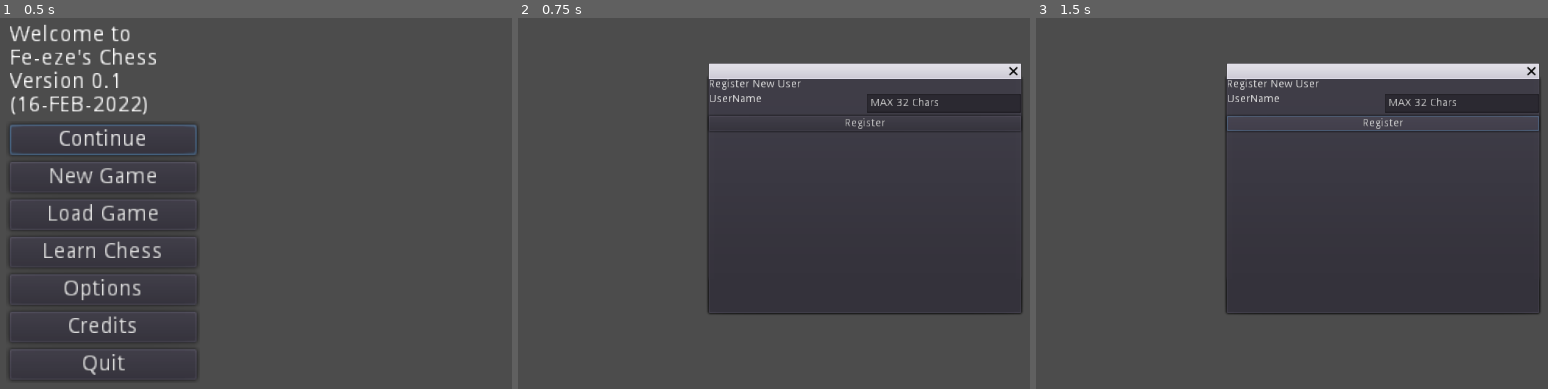
Above: before the commit, frames 1-3 (left to right).
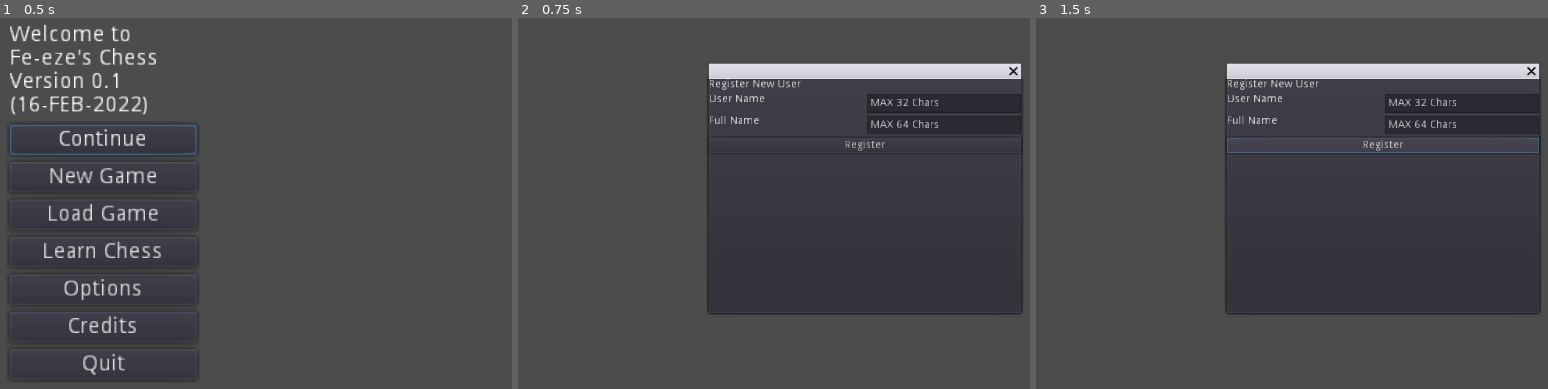
Above: after the commit, the same moments.

Repository: Fe-eze/Chess_Take5_repo
Game: Godot game, scene res://MainMenu.tscn
The game is run twice, just before and just after one commit, with the same random seed, the same clock (stepped at 60 frames per second) and the same inputs. The project has no main scene, so this scene is started directly.
Inputs:
- Up to frame 1 (0.5 s): no input
- Up to frame 2 (0.75 s): click "Options" at 0.5 s
- Up to frame 3 (1.5 s): click "Register" at 1.25 s

Frame 1 is identical in both runs. In frame 2, 0.6% of the frame differs, in the area x 37-99%, y 20-36%; in frame 3, 2.0%, in the area x 37-99%, y 20-37%.

Commit message:
Minor edits

Diff:
--- a/RegisterSubMenu.gd
+++ b/RegisterSubMenu.gd
@@ -14,3 +14,9 @@
 # Called every frame. 'delta' is the elapsed time since the previous frame.
 #func _process(delta):
 #	pass
+
+# When Register button is pressed,
+# Check and validate form fields
+# if valid, give green success message and open dialog popup asking to register another or not
+func _on_RegisterButton_pressed():
+	pass # Replace with function body.
--- a/RegisterSubMenu.tscn
+++ b/RegisterSubMenu.tscn
@@ -35,7 +35,7 @@
 [node name="RegistrationFormContainer" type="GridContainer" parent="FormContainer"]
 margin_top = 19.0
 margin_right = 400.0
-margin_bottom = 43.0
+margin_bottom = 71.0
 size_flags_horizontal = 3
 size_flags_vertical = 3
 columns = 2
@@ -45,7 +45,7 @@
 margin_bottom = 24.0
 hint_tooltip = "MAX: 32 chars"
 size_flags_horizontal = 3
-text = "UserName"
+text = "User Name"
 fit_content_height = true
 
 [node name="UsernameTextbox" type="LineEdit" parent="FormContainer/RegistrationFormContainer"]
@@ -55,13 +55,32 @@
 size_flags_horizontal = 3
 text = "MAX 32 Chars"
 
+[node name="FullnameLabel" type="RichTextLabel" parent="FormContainer/RegistrationFormContainer"]
+margin_top = 28.0
+margin_right = 198.0
+margin_bottom = 52.0
+hint_tooltip = "MAX: 32 chars"
+size_flags_horizontal = 3
+text = "Full Name"
+fit_content_height = true
+
+[node name="FullNameTextbox" type="LineEdit" parent="FormContainer/RegistrationFormContainer"]
+margin_left = 202.0
+margin_top = 28.0
+margin_right = 400.0
+margin_bottom = 52.0
+size_flags_horizontal = 3
+text = "MAX 64 Chars"
+
 [node name="RegisterButton" type="Button" parent="FormContainer"]
-margin_top = 47.0
+margin_top = 75.0
 margin_right = 400.0
-margin_bottom = 67.0
+margin_bottom = 95.0
 text = "Register"
 
 [node name="RegistrationOutputStatus" type="RichTextLabel" parent="FormContainer"]
-margin_top = 71.0
+margin_top = 99.0
 margin_right = 400.0
-margin_bottom = 71.0
+margin_bottom = 99.0
+
+[connection signal="pressed" from="FormContainer/RegisterButton" to="." method="_on_RegisterButton_pressed"]
